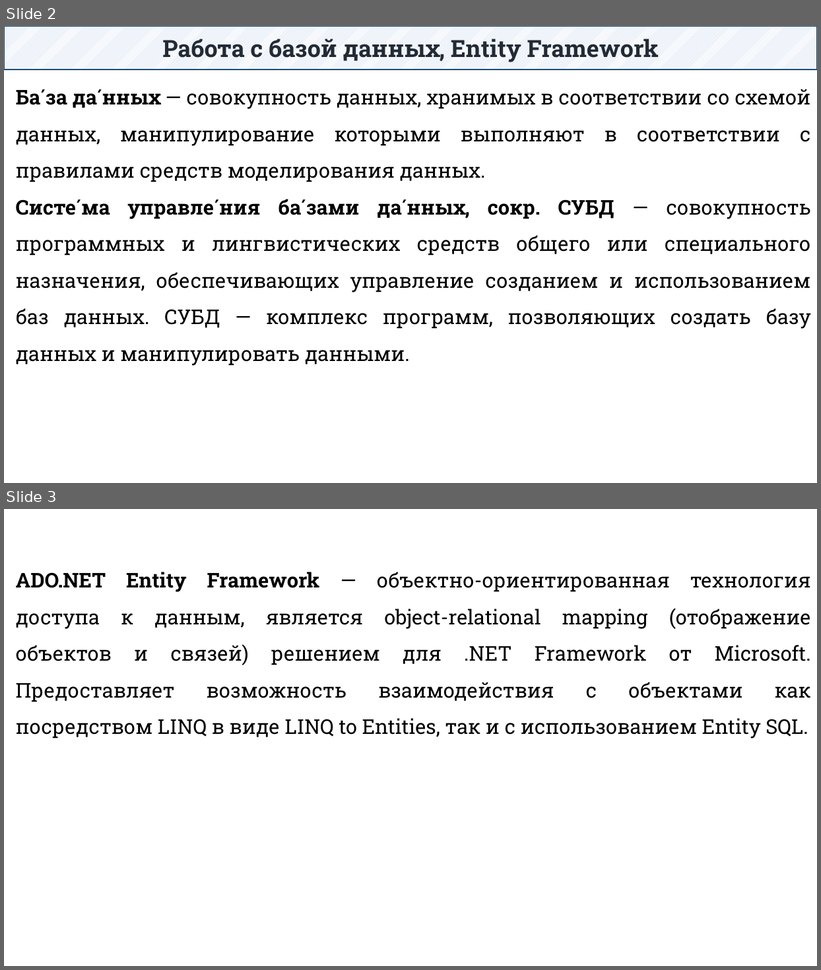
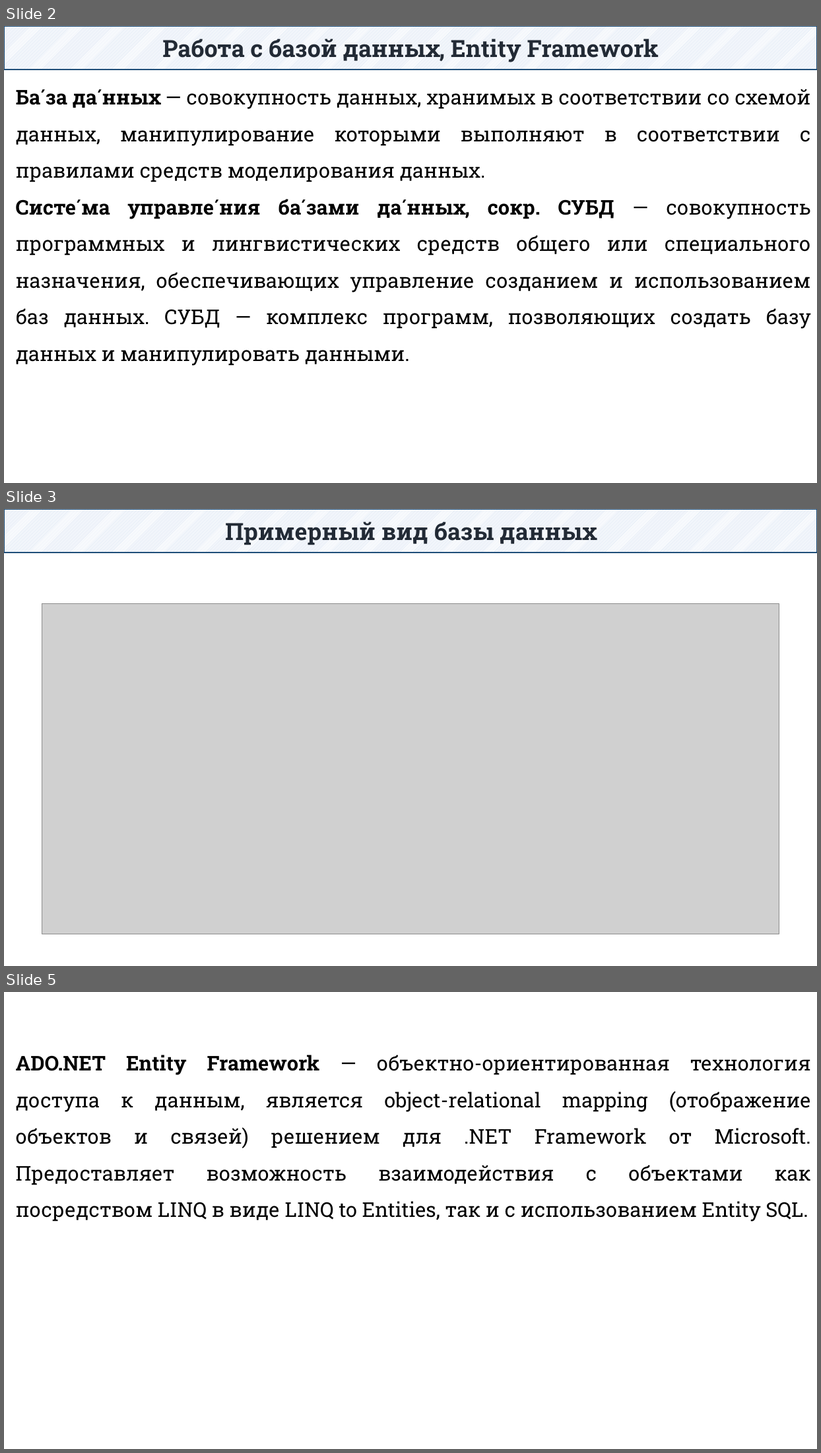
Before and after one commit to DaniilKlyukin/ITiP-3, a slide deck: Лекции/ИТиП 3 лек 8.pptx. Shown one above the other, each under a label of ours: slides 2 and 3 before the commit, slides 2, 3 and 5 after it; the slides between them are not shown. The pictures are 821x970 and 821x1453 pixels, drawn with LibreOffice and Linux fonts; fonts in the diff are those of the drawing; grey boxes stand for pictures. Boxes give left, top, right and bottom in pixels: in the first picture for what was removed or moved away, otherwise in the second. Text is boxed around its words. In the diff, an @@ line names an element or a change of style, - is before the commit and + after.

```diff
--- a/Лекции/ИТиП 3 лек 8.pptx
+++ b/Лекции/ИТиП 3 лек 8.pptx
@@ slide 3 added at [4,509,817,966], background #FFFFFF @@
@@ rectangle added at [4,509,817,553], fill pattern #B4C7E7 on #FFFFFF, outline #1F4E79 1.25 pt, 28 pt, text #222A35, bold @@
+Примерный вид базы данных
@@ picture added at [42,604,780,935] @@
@@ what was slide 3 is now slide 5 @@
```
Also in this commit, not shown: 6 slides changed, 1 other slide added, 3 other files.
